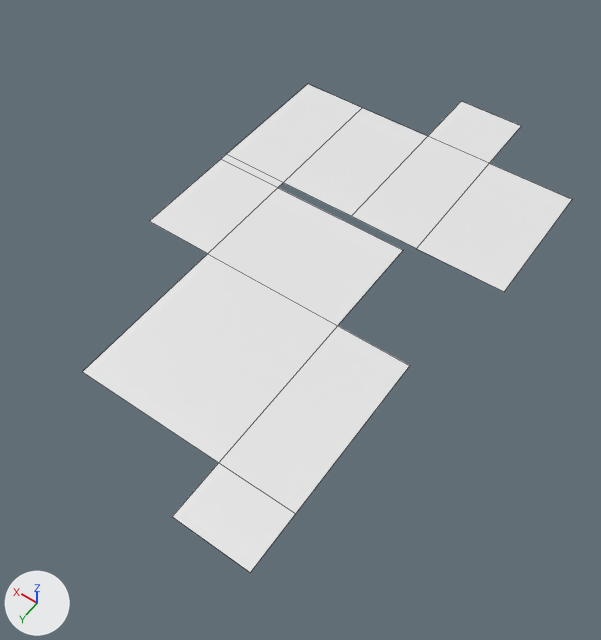
The FBX model Assets/Models/Room_02.fbx as it was, and as the next commit left it.
Camera for both pictures: a camera (50 mm lens) standing at (-14.2, 39.3, 31.5) and looking at (0.4, 18.9, -0.5). The axes (+X, +Y, +Z) are drawn at lower left. The lights are the same throughout. Mesh edges are drawn as thin lines. Where no turn or scale is listed for an object, it has been applied to the vertices.

The first picture shows 'Room_02'.
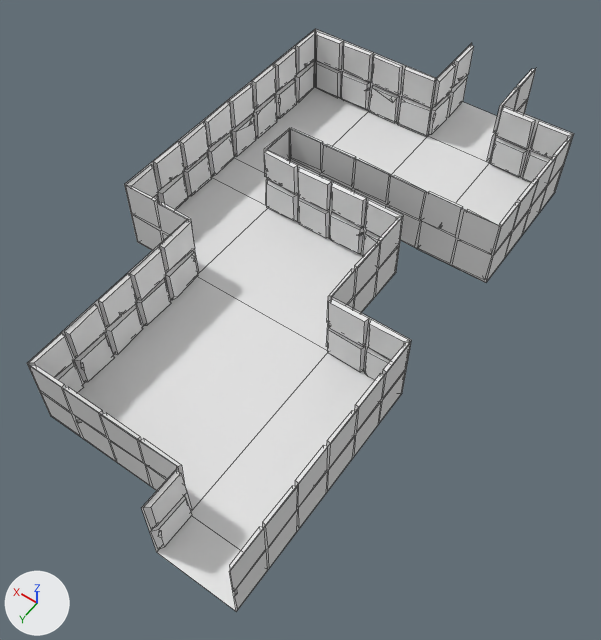
What differs and where, as boxes (x1, y1, x2, y2) in the pictures (601 x 640 px; the box of a moved part takes in the faces that stretch with it):
'Room_02', reshaped: before (83, 84, 572, 572); after (78, 87, 531, 611)
'Room_02 Walls', added: after (29, 30, 573, 570)
'Room_02 Walls Inside', added: after (27, 29, 574, 612)
part 1 of me_plane_005, moved or reshaped: before (226, 84, 427, 216); after (234, 87, 427, 175)
part 2 of me_plane_005, moved or reshaped: before (150, 155, 283, 253); after (176, 158, 267, 274)
part 3 of me_plane_005, moved or reshaped: before (208, 188, 403, 325); after (198, 208, 362, 350)
part 4 of me_plane_005, moved or reshaped: before (172, 463, 295, 572); after (157, 516, 241, 611)
part 5 of me_plane_005, moved or reshaped: before (83, 254, 410, 514); after (78, 276, 374, 550)
part 6 of me_plane_005, moved or reshaped: before (416, 163, 572, 292); after (456, 163, 531, 225)

Edits to the bpy script that builds the scene:
```text
Change me_plane_005:
    where me_plane_005.from_pydata(...)  # 24 vertices, 11 faces; spans x -7.0..10.5, y 0.0..30.5, z 0.0
    used by ob_room_02; location = (0.0, 0.0, 0.0)
    me_plane_005 part 1: all 4 vertices in x 6.5..10.5, y 4.0..12.0, z 0.0 are moved by (-0.5, 0.0, 0.0)
    me_plane_005 part 2: all 4 vertices in x 6.5..10.5, y 12.5..18.5, z 0.0 are moved by (-0.5, 1.5, 0.0)
    me_plane_005 part 3: all 3 vertices in x -5.5..-1.5, y 12.5..18.5, z 0.0 are moved by (-0.5, 1.5, 0.0)
    me_plane_005 part 4: all 2 vertices in x -5.5..-1.5, y 30.5, z 0.0 are moved by (-0.5, 1.5, 0.0)
    me_plane_005 part 5: all 3 vertices in x -5.5..6.5, y 27.5, z 0.0 are moved by (-0.5, 2.5, 0.0)
    me_plane_005 part 6: all 2 vertices in x -7.0, y 4.0..12.0, z 0.0 are moved by (1.0, 0.0, 0.0)
Add me_room_02_curve:
    me_room_02_curve.from_pydata(...)  # 36 vertices, 16 faces; spans x -6.0..10.0, y 0.0..32.0, z 0.0..4.0
Add me_plane_019:
    me_plane_019.from_pydata(...)  # 1206 vertices, 766 faces; spans x -6.0..10.0, y 0.0..32.0, z 0.0..3.9
Add ob_room_02_walls_inside:
    ob_room_02_walls_inside = bpy.data.objects.new('Room_02 Walls Inside', me_room_02_curve)
    ob_room_02_walls_inside.location = (0.0, 0.0, 0.0)
Add ob_room_02_walls:
    ob_room_02_walls = bpy.data.objects.new('Room_02 Walls', me_plane_019)
    ob_room_02_walls.location = (0.0, 0.0, 0.0)
```
